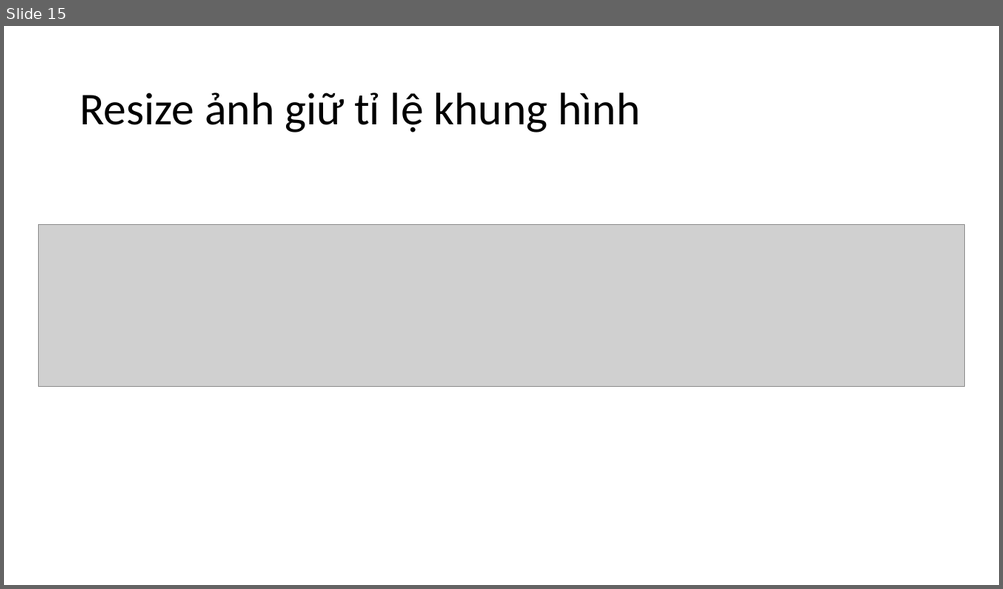
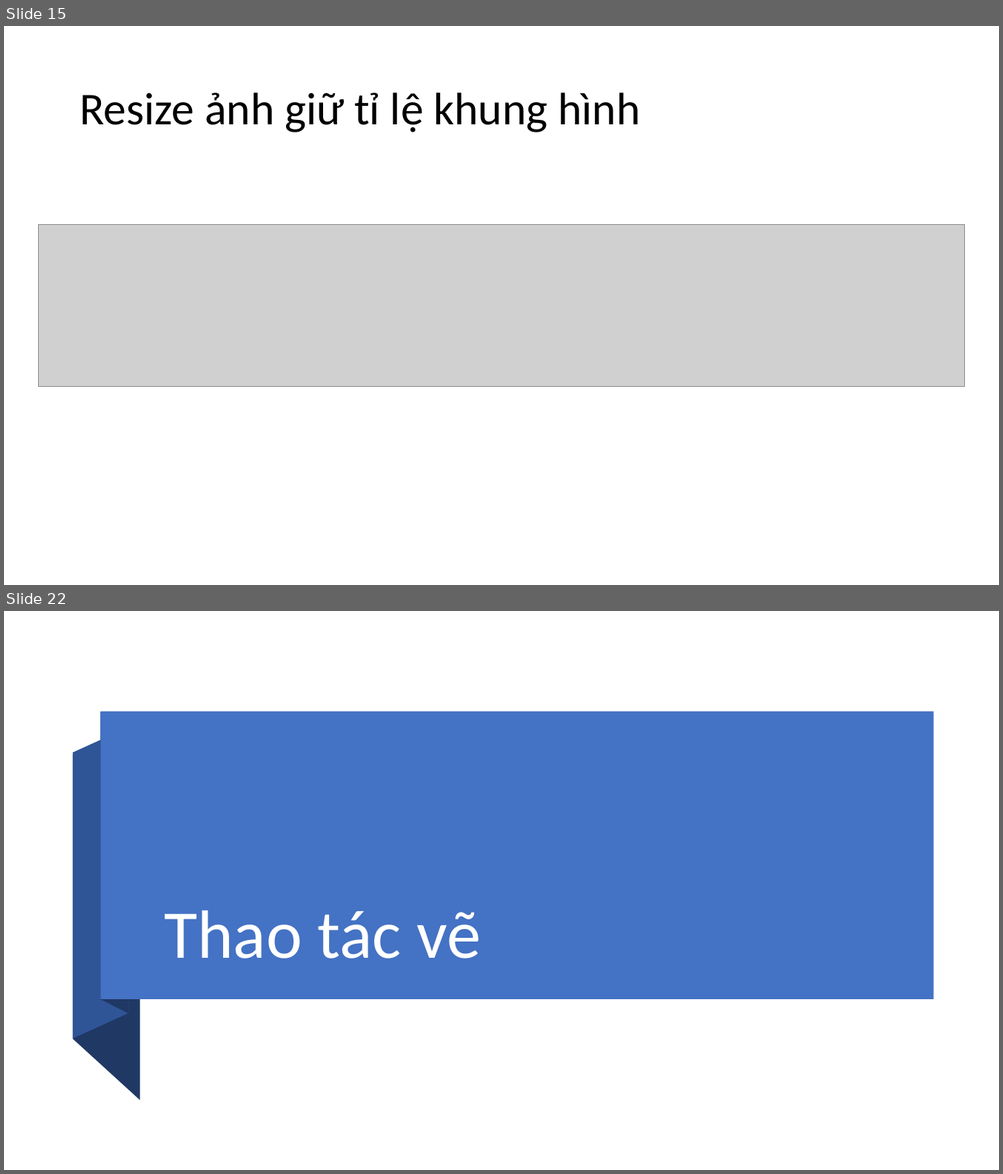
Before and after one commit to levinhhoang16/PyOpenCVCourse, a slide deck: Lecture/OpenCVCoban.pptx. Shown one above the other, each under a label of ours: slide 15 before the commit, slides 15 and 22 after it; the slides between them are not shown. The pictures are 1003x589 and 1003x1174 pixels, drawn with LibreOffice and Linux fonts; fonts in the diff are those of the drawing; grey boxes stand for pictures. Boxes give left, top, right and bottom in pixels: in the first picture for what was removed or moved away, otherwise in the second. Text is boxed around its words. In the diff, an @@ line names an element or a change of style, - is before the commit and + after.

```diff
--- a/Lecture/OpenCVCoban.pptx
+++ b/Lecture/OpenCVCoban.pptx
@@ slide 22 added at [4,611,999,1170], background #FFFFFF @@
@@ freeform shape added at [100,712,128,1014], fill #203864 @@
@@ rectangle added at [100,712,933,999], fill #4472C4 @@
@@ freeform shape added at [73,727,128,1039], fill #2F5597 @@
@@ freeform shape added at [73,755,140,1100], fill #203864 @@
@@ title added at [164,911,481,959], 66 pt, text #FFFFFF @@
+Thao tác vẽ
```
Also in this commit, not shown: 1 slide changed, 10 other slides added, 1 other file.
